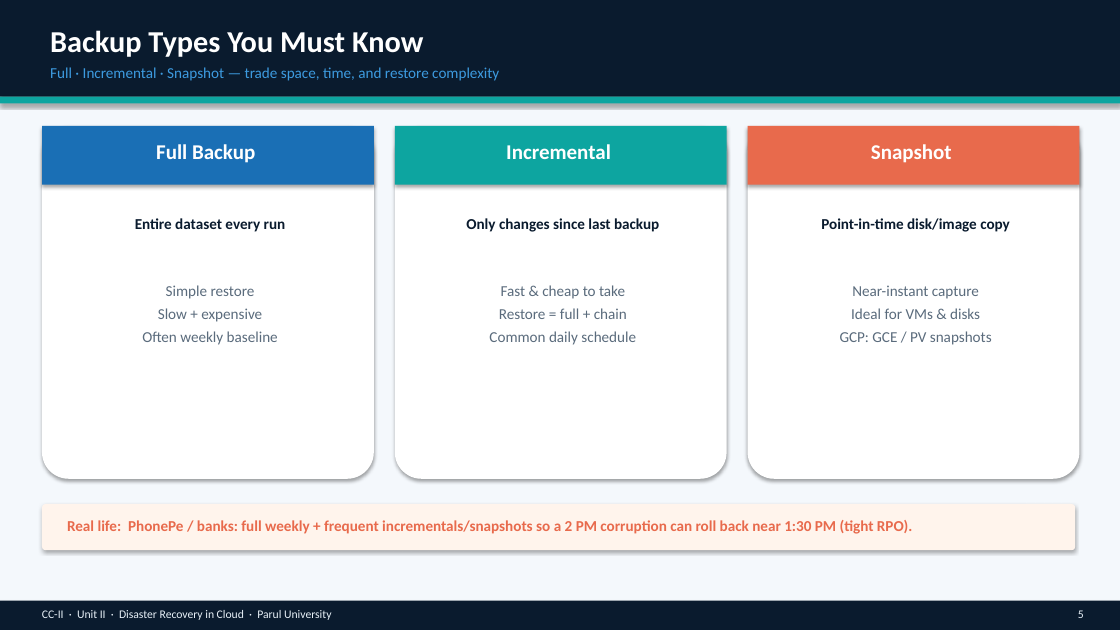
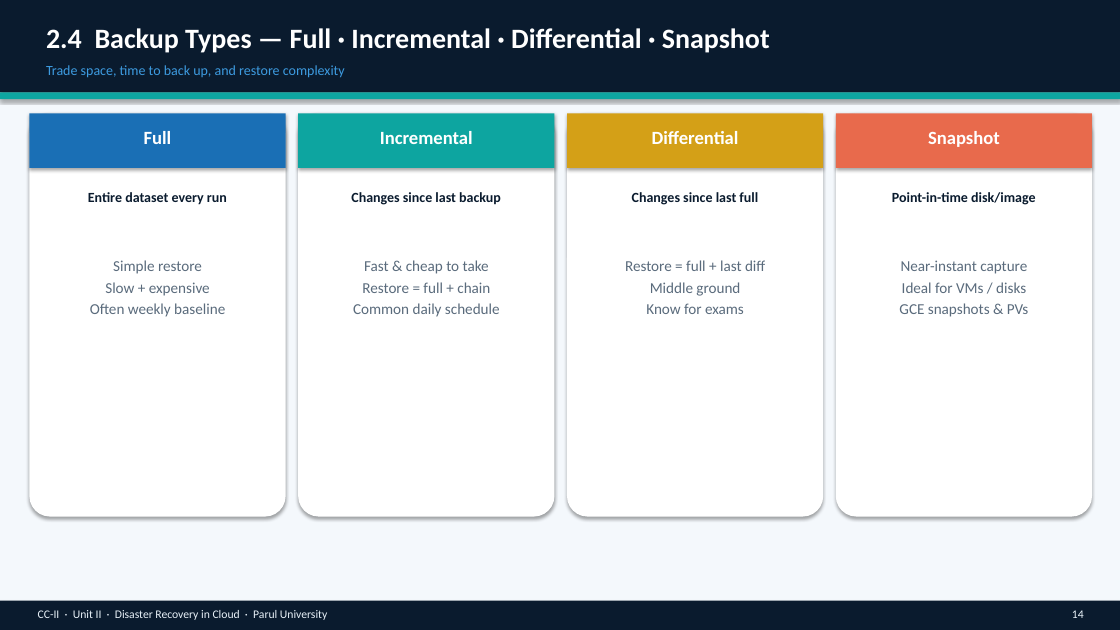
Before and after one commit to professorbhakta/cloud-II, a slide deck: slide 14 of ppt/CC-II-Unit-II-Disaster-Recovery-in-Cloud.pptx (slide 5 before the commit). Drawn at 1120x630 pixels with LibreOffice and Linux fonts; fonts in the diff are those of the drawing. Boxes give left, top, right and bottom in pixels: in the first picture for what was removed or moved away, otherwise in the second. Text is boxed around its words. In the diff, an @@ line names an element or a change of style, - is before the commit and + after.

```diff
--- a/ppt/CC-II-Unit-II-Disaster-Recovery-in-Cloud.pptx
+++ b/ppt/CC-II-Unit-II-Disaster-Recovery-in-Cloud.pptx
@@ rectangle: place and size @@
-rectangle at box(0, 0, 1120, 97)
+rectangle at box(0, 0, 1120, 92)
@@ text at box(46, 28, 770, 53): text changed; size 26 to 24 pt @@
-Backup Types You Must Know
+2.4 Backup Types — Full · Incremental · Differential · Snapshot
@@ text at box(46, 65, 345, 78): text changed; size 13 to 12 pt @@
-Full · Incremental · Snapshot — trade space, time, and restore complexity
+Trade space, time to back up, and restore complexity
@@ rectangle: place and size @@
-rectangle at box(0, 97, 1120, 103)
+rectangle at box(0, 92, 1120, 99)
@@ rounded rectangle: place and size @@
-rounded rectangle at box(42, 126, 374, 479)
+rounded rectangle at box(29, 113, 286, 517)
@@ rectangle: place and size @@
-rectangle at box(42, 126, 374, 185)
+rectangle at box(29, 113, 286, 168)
@@ rounded rectangle: place and size @@
-rounded rectangle at box(395, 126, 727, 479)
+rounded rectangle at box(298, 113, 555, 517)
@@ rectangle: place and size @@
-rectangle at box(395, 126, 727, 185)
+rectangle at box(298, 113, 555, 168)
@@ rounded rectangle: place and size @@
-rounded rectangle at box(748, 126, 1080, 479)
+rounded rectangle at box(567, 113, 823, 517)
@@ rectangle added at box(567, 113, 823, 168), fill #D4A017 @@
@@ rectangle: place and size @@
-rectangle at box(748, 126, 1080, 185)
+rectangle at box(836, 113, 1092, 168)
@@ rounded rectangle added at box(836, 113, 1092, 517), fill #FFFFFF @@
@@ text at box(144, 131, 172, 144): text changed; size 18 to 16 pt @@
-Full Backup
+Full
@@ text "Incremental": place and size @@
-text "Incremental" at box(506, 144, 611, 159)
+text "Incremental" at box(380, 131, 473, 144)
@@ text "Incremental" at box(380, 131, 473, 144): size 18 to 16 pt; less space between paragraphs @@
@@ text added at box(652, 131, 739, 144), 16 pt, text #FFFFFF, bold @@
+Differential
@@ text "Snapshot" at box(928, 131, 1000, 147): size 18 to 16 pt; less space between paragraphs @@
@@ text "Snapshot": place and size @@
-text "Snapshot" at box(871, 144, 952, 163)
+text "Snapshot" at box(928, 131, 1000, 147)
@@ text "Entire dataset every run": place and size @@
-text "Entire dataset every run" at box(135, 218, 286, 232)
+text "Entire dataset every run" at box(88, 192, 227, 205)
@@ text "Entire dataset every run" at box(88, 192, 227, 205): size 13 to 12 pt; less space between paragraphs @@
@@ text at box(351, 192, 501, 205): text changed; size 13 to 12 pt @@
-Only changes since last backup
+Changes since last backup
@@ text added at box(632, 192, 758, 205), 12 pt, text #0A1B2E, bold @@
+Changes since last full
@@ text at box(892, 192, 1035, 205): text changed; size 13 to 12 pt @@
-Point-in-time disk/image copy
+Point-in-time disk/image
@@ text "Simple restore": place and size @@
-text "Simple restore" at box(142, 285, 278, 345)
+text "Simple restore" at box(90, 260, 225, 317)
@@ less space between paragraphs in 3 elements at box(38, 610, 327, 620), box(90, 260, 225, 317), box(353, 260, 500, 317) @@
@@ text "Fast & cheap to take": place and size @@
-text "Fast & cheap to take" at box(489, 285, 636, 345)
+text "Fast & cheap to take" at box(353, 260, 500, 317)
@@ text added at box(625, 260, 765, 314), 13 pt, text #5A6B7C @@
+Restore = full + last diff
+Middle ground
+Know for exams
@@ text "Near-instant capture": place and size @@
-text "Near-instant capture" at box(840, 285, 992, 345)
+text "Near-instant capture" at box(899, 260, 1029, 317)
@@ text at box(901, 260, 1027, 274): less space between paragraphs @@
@@ text at box(899, 282, 1029, 317): text changed @@
-Ideal for VMs & disks
-GCP: GCE / PV snapshots
+Ideal for VMs / disks
+GCE snapshots & PVs
@@ rounded rectangle removed at box(42, 504, 1075, 550) @@
@@ text removed at box(67, 520, 912, 534) @@
-Real life: PhonePe / banks: full weekly + frequent incrementals/snapshots so a 2 PM corruption can roll back near 1:30 PM (tight RPO).
@@ text at box(1072, 610, 1084, 618): text changed @@
-5
+14
```
Also in this commit, not shown: 18 other slides changed, 39 slides added, 9 slides removed, 2 other files.
